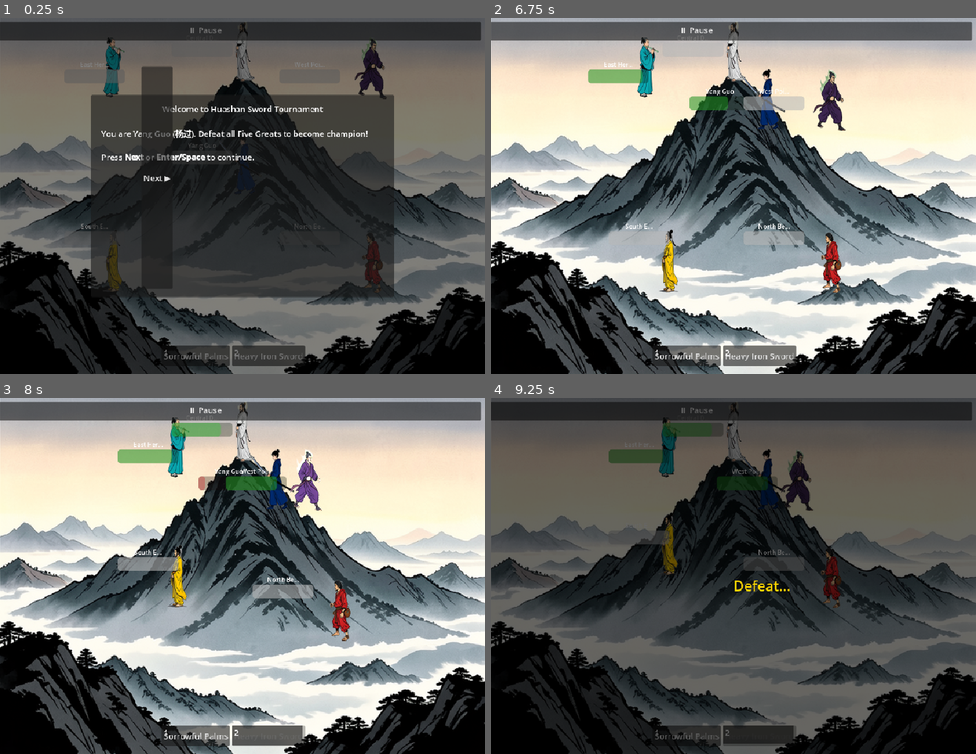
Above: before the commit, frames 1-4 (two rows, left to right).
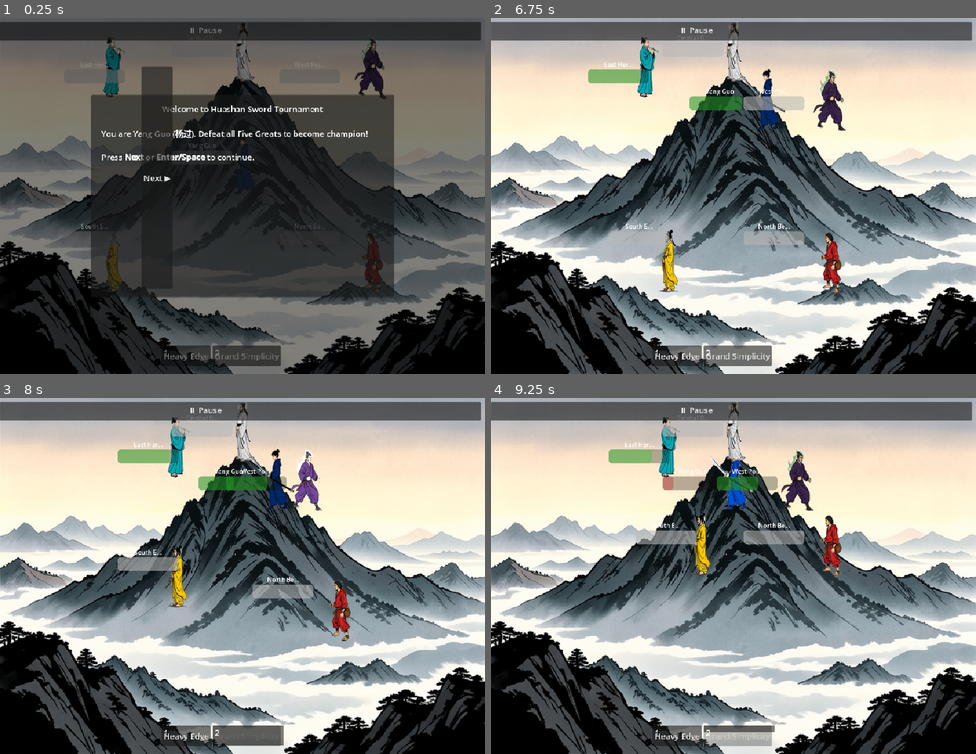
Above: after the commit, the same moments.

Repository: linxuhao/jinyong-heroes
Game: Godot game, scene res://scenes/main.tscn
Two runs of this game, one before a commit and one after it. Both use one fixed random seed, a clock stepped at 60 frames per second and the inputs below. Sound files missing from this copy of the repository are replaced by a short silence.
Inputs (mouse positions are in pixels of both pictures, inside the frame that each line leads up to):
- Up to frame 1 (0.25 s): no input
- Up to frame 2 (6.75 s): click "Sorrowful Palms" (after the commit: "Heavy Edge") at 0.5 s; click "Heavy Iron Sword" (after the commit: "Grand Simplicity") at 1.25 s; click "Next ▶" at 2 s; click "Next ▶" at 2.75 s; click "⏸ Pause" at 3.5 s; click "▶ Unpause" at 4.25 s; click "Skip Tutorial" at 5 s; tap Enter (ui_accept) at 5.75, 6.02 s; move the mouse to (840, 178) at 5.77 s; hold D (move_right) 5.78-6.5 s; hold J (basic_attack) 5.78-6.5 s; click (840, 178) at 5.92 s; drag from (636, 213) to (709, 267) at 6.52 s
- Up to frame 3 (8 s): move the mouse to (291, 497) at 7.27 s; hold D (move_right) from 7.28 s (still down); hold J (basic_attack) from 7.28 s (still down)
- Up to frame 4 (9.25 s): release D (move_right) at 8 s; release J (basic_attack) at 8 s; drag from (709, 647) to (588, 522) at 8.02 s; move the mouse to (879, 629) at 8.77 s; hold A (move_left) from 8.78 s (still down); hold J (basic_attack) from 8.78 s (still down); tap Enter (ui_accept) at 9.02 s

The runs differ from the first frame. In frame 1, 0.5% of the frame differs, in the area x 33-63%, y 91-98%; in frame 2, 0.7%; in frame 3, 1.3%; in frame 4, 86%, in the area x 0-100%, y 0-100%.

Commit message:
dpe_game/t_impl: content_factory [jinyong-turn] (1 file(s))

Diff:
--- a/scripts/battlefield.gd
+++ b/scripts/battlefield.gd
@@ -15,6 +15,7 @@
 
 const SkillData = preload("res://scripts/data/skill_data.gd")
 const CharacterData = preload("res://scripts/data/character_data.gd")
+const GongfaData = preload("res://scripts/data/gongfa_data.gd")
 
 # ---------------------------------------------------------------------------
 # Constants (mirror GridManager for convenience)
@@ -192,137 +193,264 @@
 # ---------------------------------------------------------------------------
 
 ## Create all SkillData resources. Returns a Dictionary keyed by skill ID.
+## All values match design/20_content.md EXACTLY: damage/heal/shield are base
+## values (before the fa hui du multiplier); cooldowns are in ROUNDS and tick
+## at each unit's own turn start.
 func _create_all_skill_data() -> Dictionary:
 	var skills: Dictionary = {}
 
-	var sd
-
-	# Sorrowful Palms (黯然销魂掌) — Yang Guo skill 1
-	sd = SkillData.new()
-	sd.skill_name = "Sorrowful Palms"
-	sd.description = "High melee damage with knockback. 4s cooldown."
-	sd.damage = 25
-	sd.range = 1
-	sd.cooldown = 4
-	sd.aoe_shape = "single"
-	sd.aoe_size = 0
-	sd.knockback = 1
-	sd.dot_damage = 0
-	sd.dot_rounds = 0
-	sd.heal_amount = 0
-	skills.sorrowful_palms = sd
-
-	# Heavy Iron Sword (玄铁剑法) — Yang Guo skill 2
-	sd = SkillData.new()
-	sd.skill_name = "Heavy Iron Sword"
-	sd.description = "Line AoE, 2-tile reach. 3s cooldown."
-	sd.damage = 15
-	sd.range = 2
-	sd.cooldown = 3
-	sd.aoe_shape = "line"
-	sd.aoe_size = 2
-	sd.knockback = 0
-	sd.dot_damage = 0
-	sd.dot_rounds = 0
-	sd.heal_amount = 0
-	skills.heavy_iron_sword = sd
-
-	# Poison Cloud — East Heretic skill
-	sd = SkillData.new()
-	sd.skill_name = "Poison Cloud"
-	sd.description = "Ranged AoE poison, applies DoT. 5s cooldown."
-	sd.damage = 8
-	sd.range = 3
-	sd.cooldown = 5
-	sd.aoe_shape = "square"
-	sd.aoe_size = 1
-	sd.knockback = 0
-	sd.dot_damage = 4
-	sd.dot_rounds = 4
-	sd.heal_amount = 0
-	skills.poison_cloud = sd
-
-	# Venom Strike — West Poison skill
-	sd = SkillData.new()
-	sd.skill_name = "Venom Strike"
-	sd.description = "Melee poison strike with DoT. 3s cooldown."
-	sd.damage = 12
-	sd.range = 1
-	sd.cooldown = 3
-	sd.aoe_shape = "single"
-	sd.aoe_size = 0
-	sd.knockback = 0
-	sd.dot_damage = 5
-	sd.dot_rounds = 3
-	sd.heal_amount = 0
-	skills.venom_strike = sd
-
-	# Healing Light — South Emperor skill
-	sd = SkillData.new()
-	sd.skill_name = "Healing Light"
-	sd.description = "Heals self. 15s cooldown."
-	sd.damage = 0
-	sd.range = 0
-	sd.cooldown = 15
-	sd.aoe_shape = "single"
-	sd.aoe_size = 0
-	sd.knockback = 0
-	sd.dot_damage = 0
-	sd.dot_rounds = 0
-	sd.heal_amount = 30
-	skills.healing_light = sd
-
-	# Dragon Palm (降龙十八掌) — North Beggar skill
-	sd = SkillData.new()
-	sd.skill_name = "Dragon Palm"
-	sd.description = "Powerful line AoE with knockback. 6s cooldown."
-	sd.damage = 30
-	sd.range = 3
-	sd.cooldown = 6
-	sd.aoe_shape = "line"
-	sd.aoe_size = 3
-	sd.knockback = 2
-	sd.dot_damage = 0
-	sd.dot_rounds = 0
-	sd.heal_amount = 0
-	skills.dragon_palm = sd
-
-	# Divine Burst — Central Divine skill
-	sd = SkillData.new()
-	sd.skill_name = "Divine Burst"
-	sd.description = "Cross-shaped AoE, moderate damage. 5s cooldown."
-	sd.damage = 20
-	sd.range = 2
-	sd.cooldown = 5
-	sd.aoe_shape = "cross"
-	sd.aoe_size = 2
-	sd.knockback = 0
-	sd.dot_damage = 0
-	sd.dot_rounds = 0
-	sd.heal_amount = 0
-	skills.divine_burst = sd
+	# --- Yang Guo: Profound Iron Sword Art (hotkeys 1-4) ---
+	skills["heavy_edge"] = _skill("Heavy Edge",
+		"Single-target heavy strike with knockback. 1 round cooldown.",
+		45, 1, 1, "single", 0, "self", 1)
+	skills["grand_simplicity"] = _skill("Grand Simplicity",
+		"Line attack reaching 3 tiles. 2 round cooldown.",
+		38, 3, 2, "line", 3, "self", 0)
+	skills["thousand_force_cleave"] = _skill("Thousand-Force Cleave",
+		"Cross strike with 2-tile arms centered on self. 3 round cooldown.",
+		34, 2, 3, "cross", 2, "self", 0)
+	var boundless_seas = _skill("Boundless Seas",
+		"Finisher: shockwave around self with radius 2. 6 round cooldown.",
+		70, 2, 6, "square", 2, "self", 0)
+	boundless_seas.is_finisher = true
+	skills["boundless_seas"] = boundless_seas
+
+	# --- Yang Guo: Melancholy Palms (hotkeys 5-8) ---
+	skills["heart_rending_strike"] = _skill("Heart-Rending Strike",
+		"Single-target palm strike. 1 round cooldown.",
+		38, 1, 1, "single", 0, "self", 0)
+	var dragging_mire = _skill("Dragging Mire",
+		"Single-target palm strike that reduces the target's next move. 2 round cooldown.",
+		25, 1, 2, "single", 0, "self", 0)
+	dragging_mire.status_applied = "move_minus_next_turn"
+	skills["dragging_mire"] = dragging_mire
+	var wandering_valley = _skill("Wandering Valley",
+		"Jump up to 3 tiles and strike all units adjacent to the landing tile. 3 round cooldown.",
+		20, 3, 3, "adjacent", 0, "landing", 0)
+	wandering_valley.jump_tiles = 3
+	skills["wandering_valley"] = wandering_valley
+	var seventeen_forms = _skill("Seventeen Melancholy Forms",
+		"Finisher: strike all adjacent units with heavy knockback. Usable only below 50% HP. 8 round cooldown.",
+		70, 0, 8, "adjacent", 0, "self", 2)
+	seventeen_forms.hp_gate_below_ratio = 0.5
+	seventeen_forms.is_finisher = true
+	skills["seventeen_melancholy_forms"] = seventeen_forms
+
+	# --- East Heretic: Tidal Melody Tune ---
+	skills["falling_petals"] = _skill("Falling Petals",
+		"Ranged 3x3 area centered on the target tile. 2 round cooldown.",
+		14, 3, 2, "square", 1, "target", 0)
+	var jade_flute_acupoint = _skill("Jade Flute Acupoint",
+		"Seal the target's techniques on its next turn. 3 round cooldown.",
+		20, 1, 3, "single", 0, "self", 0)
+	jade_flute_acupoint.status_applied = "no_techniques_next_turn"
+	skills["jade_flute_acupoint"] = jade_flute_acupoint
+	var peach_blossom_maze = _skill("Peach Blossom Maze",
+		"Create a maze zone around self (radius 2) that slows anyone entering. 4 round cooldown.",
+		0, 2, 4, "square", 2, "self", 0)
+	peach_blossom_maze.status_applied = "hazard_zone"
+	skills["peach_blossom_maze"] = peach_blossom_maze
+	var tidal_melody = _skill("Tidal Melody",
+		"Global melody that lowers every target's initiative for 2 rounds. 6 round cooldown.",
+		18, 0, 6, "global", 0, "self", 0)
+	tidal_melody.status_applied = "init_minus_20"
+	skills["tidal_melody"] = tidal_melody
+
+	# --- West Poison: Spirit Serpent Fist ---
+	var spirit_serpent = _skill("Spirit Serpent",
+		"Poisonous single-target strike. 2 round cooldown.",
+		24, 1, 2, "single", 0, "self", 0)
+	spirit_serpent.status_applied = "poison"
+	spirit_serpent.dot_damage = 8
+	spirit_serpent.dot_rounds = 2
+	skills["spirit_serpent"] = spirit_serpent
+	var toad_squat = _skill("Toad Squat",
+		"Buff self: next round's first technique deals 1.5x damage. 3 round cooldown.",
+		0, 0, 3, "single", 0, "self", 0)
+	toad_squat.status_applied = "toad_charge"
+	skills["toad_squat"] = toad_squat
+	var poison_sand_palm = _skill("Poison Sand Palm",
+		"Cross strike around self that also poisons. 3 round cooldown.",
+		18, 1, 3, "cross", 1, "self", 0)
+	poison_sand_palm.status_applied = "poison"
+	poison_sand_palm.dot_damage = 6
+	poison_sand_palm.dot_rounds = 2
+	skills["poison_sand_palm"] = poison_sand_palm
+	skills["toad_swarm"] = _skill("Toad Swarm",
+		"Line attack reaching 4 tiles with heavy knockback. 5 round cooldown.",
+		40, 4, 5, "line", 4, "self", 2)
+
+	# --- South Emperor: Solar Finger Art ---
+	var solar_finger = _skill("Solar Finger",
+		"Ranged finger strike that ignores damage reduction. 2 round cooldown.",
+		30, 2, 2, "single", 0, "self", 0)
+	solar_finger.ignore_damage_reduction = true
+	skills["solar_finger"] = solar_finger
+	var acupoint_lock = _skill("Acupoint Lock",
+		"Seal the target's movement on its next turn. 3 round cooldown.",
+		12, 2, 3, "single", 0, "self", 0)
+	acupoint_lock.status_applied = "no_move_next_turn"
+	skills["acupoint_lock"] = acupoint_lock
+	var primal_breath = _skill("Primal Breath",
+		"Heal self or an ally. 4 round cooldown.",
+		0, 1, 4, "single", 0, "self", 0)
+	primal_breath.heal_amount = 35
+	primal_breath.target_friendly = true
+	skills["primal_breath"] = primal_breath
+	skills["six_pulse_volley"] = _skill("Six-Pulse Volley",
+		"Ranged line of six pulses reaching 3 tiles. 6 round cooldown.",
+		34, 3, 6, "line", 3, "self", 0)
+
+	# --- North Beggar: Twenty-One Dragon Palms ---
+	skills["proud_dragon_regret"] = _skill("Proud Dragon Regret",
+		"Single-target palm strike with knockback. 2 round cooldown.",
+		36, 1, 2, "single", 0, "self", 2)
+	var flying_dragon = _skill("Flying Dragon",
+		"Jump up to 3 tiles and strike a 3x3 area at the landing tile. 3 round cooldown.",
+		22, 3, 3, "square", 1, "landing", 0)
+	flying_dragon.jump_tiles = 3
+	skills["flying_dragon"] = flying_dragon
+	skills["dragon_in_the_field"] = _skill("Dragon in the Field",
+		"Line attack reaching 3 tiles with knockback. 4 round cooldown.",
+		30, 3, 4, "line", 3, "self", 1)
+	skills["hidden_dragon"] = _skill("Hidden Dragon",
+		"Shockwave around self with radius 2 and knockback. 6 round cooldown.",
+		48, 2, 6, "square", 2, "self", 2)
+
+	# --- North Beggar: Dog-Beating Staff ---
+	skills["dog_beating_trip"] = _skill("Dog-Beating Trip",
+		"Ranged staff trip. 2 round cooldown.",
+		18, 2, 2, "single", 0, "self", 0)
+	skills["dog_beating_poke"] = _skill("Dog-Beating Poke",
+		"Ranged staff poke. 2 round cooldown.",
+		20, 2, 2, "single", 0, "self", 0)
+	skills["dog_beating_seal"] = _skill("Dog-Beating Seal",
+		"Ranged staff seal. 2 round cooldown.",
+		22, 2, 2, "single", 0, "self", 0)
+
+	# --- Central Divine: Quanzhen Sword Art ---
+	skills["quanzhen_sword"] = _skill("Quanzhen Sword",
+		"Single-target sword strike. 1 round cooldown.",
+		32, 1, 1, "single", 0, "self", 0)
+	skills["seven_stars"] = _skill("Seven Stars",
+		"Cross strike with 2-tile arms centered on self. 3 round cooldown.",
+		26, 2, 3, "cross", 2, "self", 0)
+	var qi_aegis = _skill("Qi Aegis",
+		"Grant self a shield absorbing 50 damage for 3 rounds. 5 round cooldown.",
+		0, 0, 5, "single", 0, "self", 0)
+	qi_aegis.shield_amount = 50
+	qi_aegis.shield_rounds = 3
+	skills["qi_aegis"] = qi_aegis
+	var primal_unity = _skill("Primal Unity",
+		"Global strike that also dispels hostile buffs. 7 round cooldown.",
+		30, 0, 7, "global", 0, "self", 0)
+	primal_unity.status_applied = "dispel_hostile_buffs"
+	skills["primal_unity"] = primal_unity
 
 	return skills
 
 
+## Build a SkillData resource with explicit values (see _create_all_skill_data
+## for field conventions). Special fields (dot, shield, jump, status, gates)
+## are set by the caller after this returns.
+func _skill(name: String, desc: String, damage: int, range: int, cooldown: int,
+		shape: String, size: int, origin: String, knockback: int):
+	var skill = SkillData.new()
+	skill.skill_name = name
+	skill.description = desc
+	skill.damage = damage
+	skill.range = range
+	skill.cooldown = cooldown
+	skill.aoe_shape = shape
+	skill.aoe_size = size
+	skill.aoe_origin = origin
+	skill.knockback = knockback
+	return skill
+
+
 # ---------------------------------------------------------------------------
 # Character data factory
 # ---------------------------------------------------------------------------
 
-## Create all CharacterData resources. Returns a Dictionary keyed by name.
+## Create all GongfaData (internal/external arts) and CharacterData resources.
+## Returns a Dictionary keyed by character_name. Stats match
+## design/20_content.md EXACTLY (values given directly, no derived formulas);
+## every unit's fa_hui_du stays at the GongfaData default of 1.3.
 func _create_all_character_data(all_skills: Dictionary) -> Dictionary:
 	var chars: Dictionary = {}
-	var cd
 	var s: Dictionary = all_skills
 
+	# ------------------------------------------------------------------
+	# Gongfa (one internal art + the listed external arts per unit)
+	# ------------------------------------------------------------------
+	var gongfa: Dictionary = {}
+
+	# Yang Guo
+	var nine_yin = _gongfa("Nine Yin Manual (Fragment)", "A", "internal", "internal", "yang", 180, "shen_diao_power")
+	gongfa["nine_yin_manual"] = nine_yin
+	var iron_sword = _gongfa("Profound Iron Sword Art", "A", "external", "sword", "hard", 0, "")
+	iron_sword.techniques = [s["heavy_edge"], s["grand_simplicity"], s["thousand_force_cleave"], s["boundless_seas"]]
+	gongfa["profound_iron_sword"] = iron_sword
+	var melancholy_palms = _gongfa("Melancholy Palms", "A", "external", "palm", "yin", 0, "")
+	melancholy_palms.techniques = [s["heart_rending_strike"], s["dragging_mire"], s["wandering_valley"], s["seventeen_melancholy_forms"]]
+	gongfa["melancholy_palms"] = melancholy_palms
+
+	# East Heretic
+	var tidal_art = _gongfa("Tidal Melody Art", "A", "internal", "internal", "yin", 0, "finger_dart")
+	gongfa["tidal_melody_art"] = tidal_art
+	var tidal_tune = _gongfa("Tidal Melody Tune", "A", "external", "music", "yin", 0, "")
+	tidal_tune.techniques = [s["falling_petals"], s["jade_flute_acupoint"], s["peach_blossom_maze"], s["tidal_melody"]]
+	gongfa["tidal_melody_tune"] = tidal_tune
+
+	# West Poison
+	var toad_art = _gongfa("Toad Art", "A", "internal", "internal", "hard", 0, "toad_reflect")
+	gongfa["toad_art"] = toad_art
+	var serpent_fist = _gongfa("Spirit Serpent Fist", "A", "external", "palm", "hard", 0, "")
+	serpent_fist.techniques = [s["spirit_serpent"], s["toad_squat"], s["poison_sand_palm"], s["toad_swarm"]]
+	gongfa["spirit_serpent_fist"] = serpent_fist
+
+	# South Emperor
+	var primal_art = _gongfa("Primal Art", "A", "internal", "internal", "soft", 0, "one_yang_renewal")
+	gongfa["primal_art"] = primal_art
+	var solar_art = _gongfa("Solar Finger Art", "A", "external", "finger", "yang", 0, "")
+	solar_art.techniques = [s["solar_finger"], s["acupoint_lock"], s["primal_breath"], s["six_pulse_volley"]]
+	gongfa["solar_finger_art"] = solar_art
+
+	# North Beggar
+	var chaos_art = _gongfa("Chaos Art", "A", "internal", "internal", "yang", 0, "beggar_iron_bone")
+	gongfa["chaos_art"] = chaos_art
+	var dragon_palms = _gongfa("Twenty-One Dragon Palms", "A", "external", "palm", "yang", 0, "")
+	dragon_palms.techniques = [s["proud_dragon_regret"], s["flying_dragon"], s["dragon_in_the_field"], s["hidden_dragon"]]
+	gongfa["twenty_one_dragon_palms"] = dragon_palms
+	var dog_staff = _gongfa("Dog-Beating Staff", "B", "external", "polearm", "yang", 0, "")
+	dog_staff.techniques = [s["dog_beating_trip"], s["dog_beating_poke"], s["dog_beating_seal"]]
+	gongfa["dog_beating_staff"] = dog_staff
+
+	# Central Divine
+	var primal_quanzhen = _gongfa("Primal Art (Quanzhen)", "A", "internal", "internal", "yang", 0, "innate_qi")
+	gongfa["primal_art_quanzhen"] = primal_quanzhen
+	var quanzhen_art = _gongfa("Quanzhen Sword Art", "A", "external", "sword", "yang", 0, "")
+	quanzhen_art.techniques = [s["quanzhen_sword"], s["seven_stars"], s["qi_aegis"], s["primal_unity"]]
+	gongfa["quanzhen_sword_art"] = quanzhen_art
+
+	# ------------------------------------------------------------------
+	# Characters — Yang Guo first, then the Five Greats (this is the
+	# initiative tie-break order, preserved by the registration below)
+	# ------------------------------------------------------------------
 	# Yang Guo (player)
-	cd = CharacterData.new()
+	var cd = CharacterData.new()
 	cd.character_name = "Yang Guo"
-	cd.max_health = 100
-	cd.move_range = 3
-	cd.attack_damage = 10
+	cd.max_health = 360
+	cd.move_range = 4
+	cd.attack_damage = 30
 	cd.attack_range = 1
-	cd.skills = [s.sorrowful_palms, s.heavy_iron_sword]
+	cd.initiative = 88
+	cd.energy = 180
+	cd.team = 0
+	cd.passive_id = "shen_diao_power"
+	cd.internal_arts = [nine_yin]
+	cd.external_arts = [iron_sword, melancholy_palms]
+	cd.skills = iron_sword.techniques + melancholy_palms.techniques
 	cd.ai_class = ""
 	cd.color = Color(0.2, 0.5, 1.0, 1.0)  # blue
 	chars["Yang Guo"] = cd
@@ -330,11 +458,17 @@
 	# East Heretic (东邪黄药师)
 	cd = CharacterData.new()
 	cd.character_name = "East Heretic"
-	cd.max_health = 80
-	cd.move_range = 3
-	cd.attack_damage = 8
-	cd.attack_range = 2
-	cd.skills = [s.poison_cloud]
+	cd.max_health = 95
+	cd.move_range = 4
+	cd.attack_damage = 22
+	cd.attack_range = 3
+	cd.initiative = 85
+	cd.energy = 0
+	cd.team = 1
+	cd.passive_id = "finger_dart"
+	cd.internal_arts = [tidal_art]
+	cd.external_arts = [tidal_tune]
+	cd.skills = tidal_tune.techniques
 	cd.ai_class = "AIControllerEastHeretic"
 	cd.color = Color(0.2, 0.8, 0.2, 1.0)  # green
 	chars["East Heretic"] = cd
@@ -342,11 +476,17 @@
 	# West Poison (西毒欧阳锋)
 	cd = CharacterData.new()
 	cd.character_name = "West Poison"
-	cd.max_health = 90
+	cd.max_health = 115
 	cd.move_range = 3
-	cd.attack_damage = 10
+	cd.attack_damage = 26
 	cd.attack_range = 1
-	cd.skills = [s.venom_strike]
+	cd.initiative = 70
+	cd.energy = 0
+	cd.team = 1
+	cd.passive_id = "toad_reflect"
+	cd.internal_arts = [toad_art]
+	cd.external_arts = [serpent_fist]
+	cd.skills = serpent_fist.techniques
 	cd.ai_class = "AIControllerWestPoison"
 	cd.color = Color(0.7, 0.2, 0.7, 1.0)  # purple
 	chars["West Poison"] = cd
@@ -354,11 +494,17 @@
 	# South Emperor (南帝段智兴)
 	cd = CharacterData.new()
 	cd.character_name = "South Emperor"
-	cd.max_health = 85
+	cd.max_health = 100
 	cd.move_range = 3
-	cd.attack_damage = 9
-	cd.attack_range = 1
-	cd.skills = [s.healing_light]
+	cd.attack_damage = 24
+	cd.attack_range = 2
+	cd.initiative = 76
+	cd.energy = 0
+	cd.team = 1
+	cd.passive_id = "one_yang_renewal"
+	cd.internal_arts = [primal_art]
+	cd.external_arts = [solar_art]
+	cd.skills = solar_art.techniques
 	cd.ai_class = "AIControllerSouthEmperor"
 	cd.color = Color(0.9, 0.8, 0.2, 1.0)  # gold
 	chars["South Emperor"] = cd
@@ -366,11 +512,17 @@
 	# North Beggar (北丐洪七公)
 	cd = CharacterData.new()
 	cd.character_name = "North Beggar"
-	cd.max_health = 95
+	cd.max_health = 120
 	cd.move_range = 3
-	cd.attack_damage = 12
+	cd.attack_damage = 28
 	cd.attack_range = 1
-	cd.skills = [s.dragon_palm]
+	cd.initiative = 74
+	cd.energy = 0
+	cd.team = 1
+	cd.passive_id = "beggar_iron_bone"
+	cd.internal_arts = [chaos_art]
+	cd.external_arts = [dragon_palms, dog_staff]
+	cd.skills = dragon_palms.techniques + dog_staff.techniques
 	cd.ai_class = "AIControllerNorthBeggar"
 	cd.color = Color(0.8, 0.4, 0.1, 1.0)  # orange
 	chars["North Beggar"] = cd
@@ -378,16 +530,37 @@
 	# Central Divine (中神通王重阳)
 	cd = CharacterData.new()
 	cd.character_name = "Central Divine"
-	cd.max_health = 100
-	cd.move_range = 2
-	cd.attack_damage = 10
+	cd.max_health = 130
+	cd.move_range = 3
+	cd.attack_damage = 26
 	cd.attack_range = 1
-	cd.skills = [s.divine_burst]
+	cd.initiative = 80
+	cd.energy = 0
+	cd.team = 1
+	cd.passive_id = "innate_qi"
+	cd.internal_arts = [primal_quanzhen]
+	cd.external_arts = [quanzhen_art]
+	cd.skills = quanzhen_art.techniques
 	cd.ai_class = "AIControllerCentralDivine"
 	cd.color = Color(0.9, 0.9, 0.9, 1.0)  # white
 	chars["Central Divine"] = cd
 
 	return chars
+
+
+## Build a GongfaData resource with explicit values. External arts get their
+## techniques array attached by the caller; internal arts carry the passive id.
+func _gongfa(gongfa_name: String, grade: String, kind: String, school: String,
+		attribute: String, energy: int, passive_id: String):
+	var gf = GongfaData.new()
+	gf.gongfa_name = gongfa_name
+	gf.grade = grade
+	gf.kind = kind
+	gf.school = school
+	gf.attribute = attribute
+	gf.energy_provided = energy
+	gf.passive_id = passive_id
+	return gf
 
 
 # ---------------------------------------------------------------------------
@@ -406,6 +579,18 @@
 
 	# Call setup with the character data.
 	player.setup(data)
+
+	# Wire the new CharacterData fields (initiative/energy/team/passive_id)
+	# onto the node. Guarded with `in` checks: player.gd declares these vars in
+	# a sibling task, so the assignment is a no-op until they land.
+	if "initiative" in player:
+		player.initiative = data.initiative
+	if "energy" in player:
+		player.energy = data.energy
+	if "team" in player:
+		player.team = data.team
+	if "passive_id" in player:
+		player.passive_id = data.passive_id
 
 	# Register tile occupancy.
 	GridManager.reserve_tile(start_pos, player)
@@ -470,6 +655,18 @@
 
 		# Call setup with character data and AI controller.
 		enemy.setup(data, ai_controller)
+
+		# Wire the new CharacterData fields (initiative/energy/team/passive_id)
+		# onto the node. Guarded with `in` checks: enemy.gd declares these vars
+		# in a sibling task, so the assignment is a no-op until they land.
+		if "initiative" in enemy:
+			enemy.initiative = data.initiative
+		if "energy" in enemy:
+			enemy.energy = data.energy
+		if "team" in enemy:
+			enemy.team = data.team
+		if "passive_id" in enemy:
+			enemy.passive_id = data.passive_id
 
 		# Register tile occupancy.
 		GridManager.reserve_tile(grid_pos, enemy)
